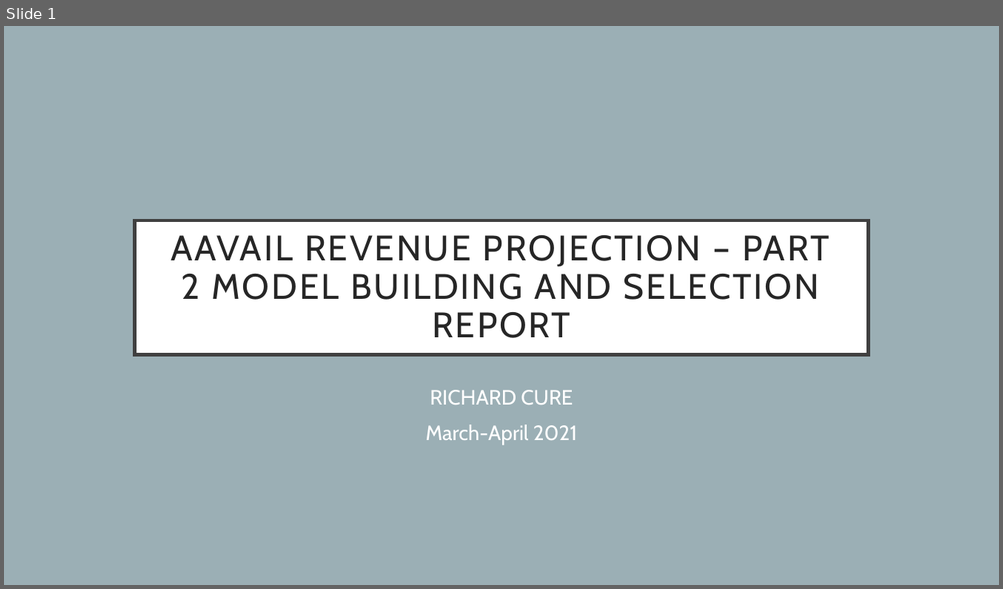
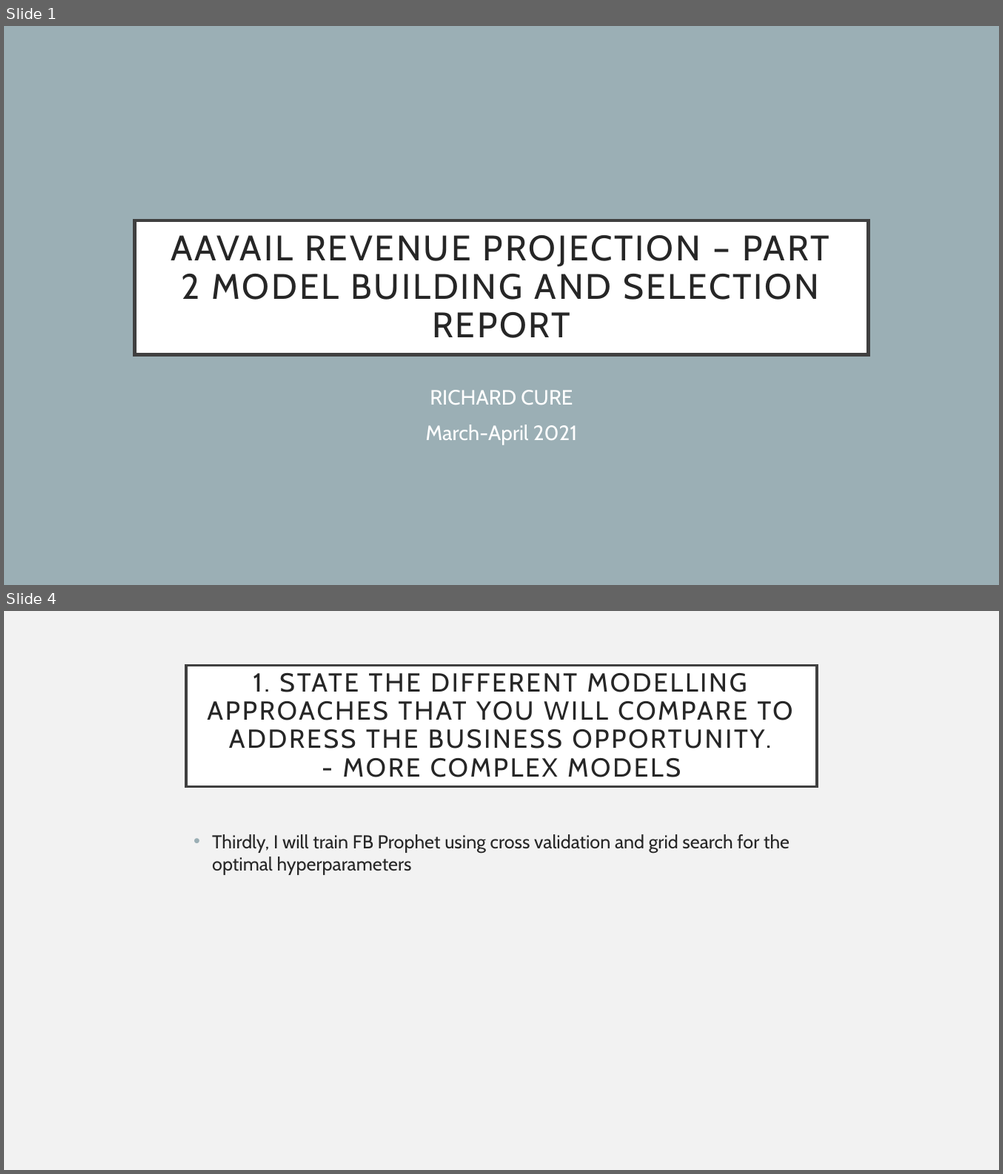
Before and after one commit to richardcure/capstone, a slide deck: Part 2 Model Building and Investigation/AAVAiL Revenue Prediction - Model Building and Selection Report.pptx. Shown one above the other, each under a label of ours: slide 1 before the commit, slides 1 and 4 after it; the slides between them are not shown. The pictures are 1003x589 and 1003x1174 pixels, drawn with LibreOffice and Linux fonts; fonts in the diff are those of the drawing. Boxes give left, top, right and bottom in pixels: in the first picture for what was removed or moved away, otherwise in the second. Text is boxed around its words. In the diff, an @@ line names an element or a change of style, - is before the commit and + after.

Commit message:
additions to base model approach implemented

```diff
--- a/Part 2 Model Building and Investigation/AAVAiL Revenue Prediction - Model Building and Selection Report.pptx
+++ b/Part 2 Model Building and Investigation/AAVAiL Revenue Prediction - Model Building and Selection Report.pptx
@@ slide 4 added at <box>4,611,999,1170</box>, background #F2F2F2 @@
@@ title added at <box>186,666,817,787</box>, fill #FFFFFF, outline #404040 2.5 pt, 25.2 pt, text #262626 @@
+1. STATE THE DIFFERENT MODELLING APPROACHES THAT YOU WILL COMPARE TO ADDRESS THE BUSINESS OPPORTUNITY.
+- MORE COMPLEX MODELS
@@ text added at <box>212,834,789,875</box>, 18 pt, text #262626 @@
+• Thirdly, I will train FB Prophet using cross validation and grid search for the optimal hyperparameters
```
Also in this commit, not shown: 1 slide changed, 1 other slide added, 2 other files.
